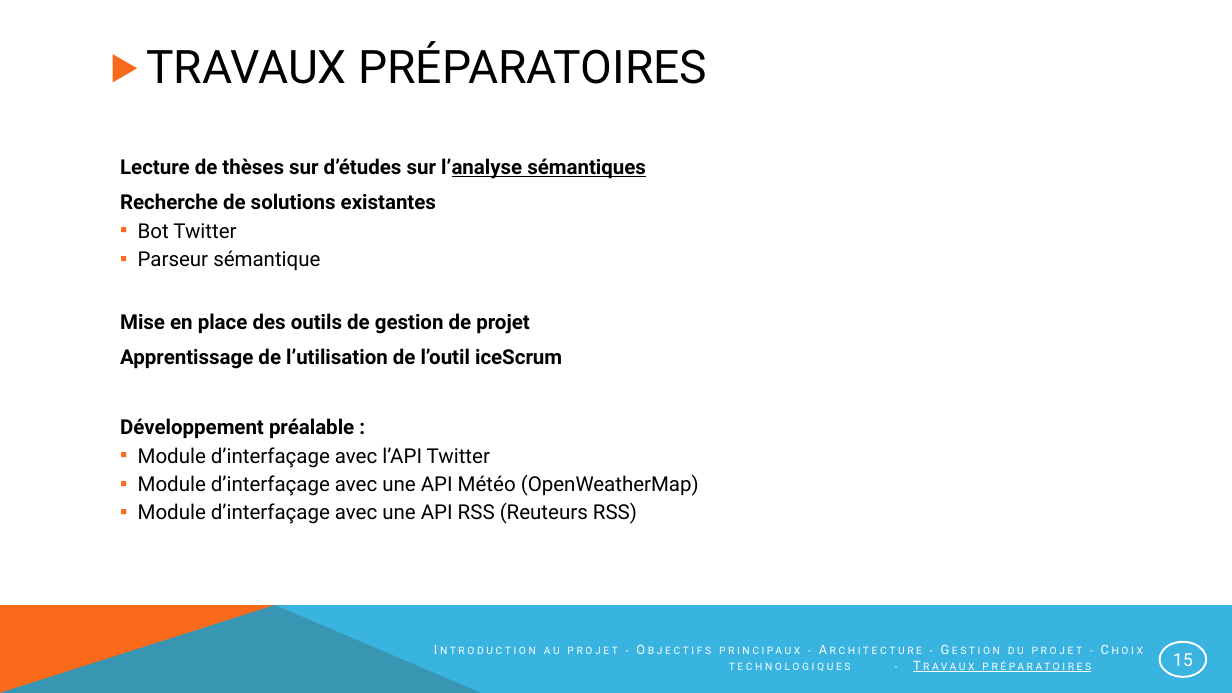
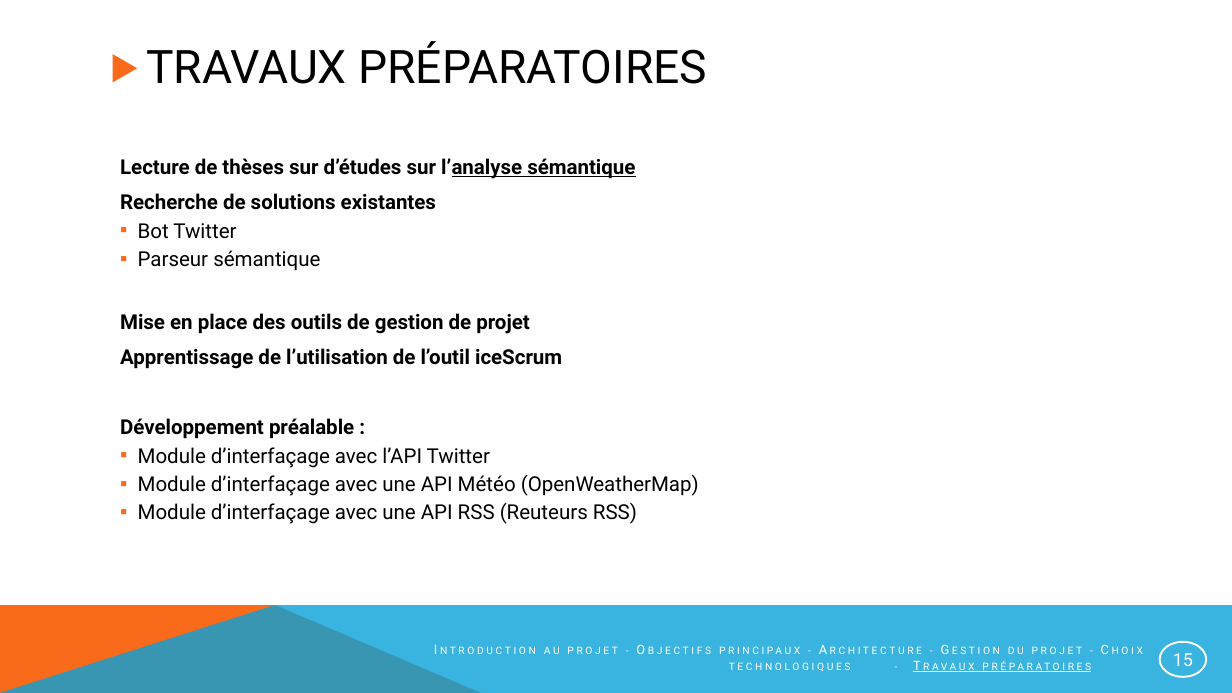
Before and after one commit to NotAVeryIntelligentSystem/NARVIS, a slide deck: slide 15 of Presentation/PrésentationNarvis_2.pptx. Drawn at 1232x693 pixels with LibreOffice and Linux fonts; fonts in the diff are those of the drawing. Boxes give left, top, right and bottom in pixels: in the first picture for what was removed or moved away, otherwise in the second. Text is boxed around its words. In the diff, an @@ line names an element or a change of style, - is before the commit and + after.

```diff
--- a/Presentation/PrésentationNarvis_2.pptx
+++ b/Presentation/PrésentationNarvis_2.pptx
@@ text at (120,158,635,179): text changed @@
-Lecture de thèses sur d’études sur l’analyse sémantiques
+Lecture de thèses sur d’études sur l’analyse sémantique
```
Also in this commit, not shown: 8 other slides changed.
